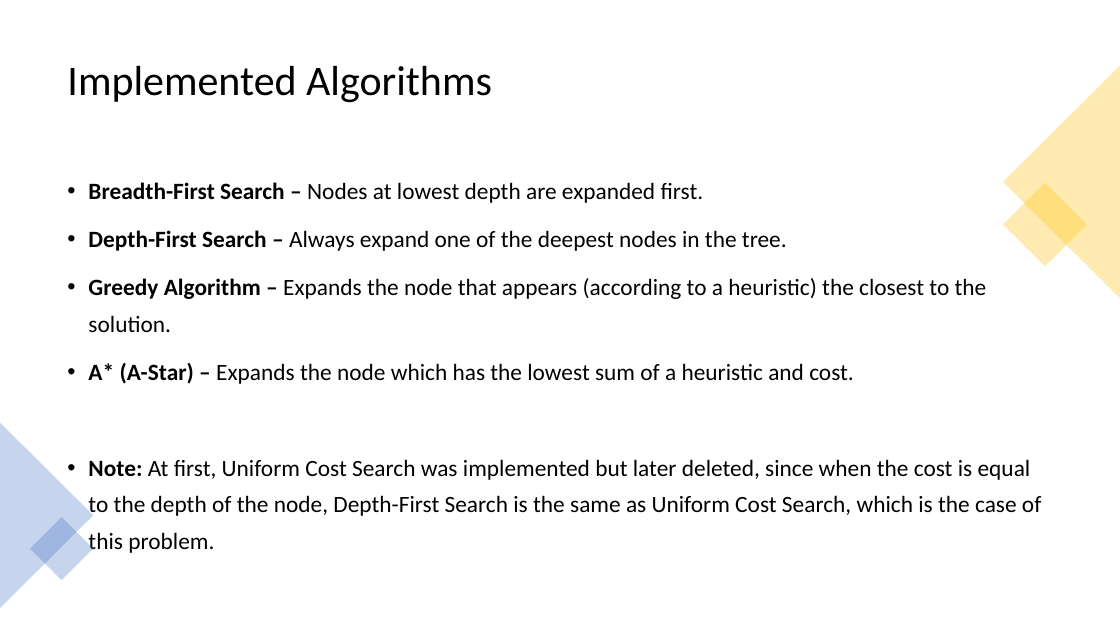
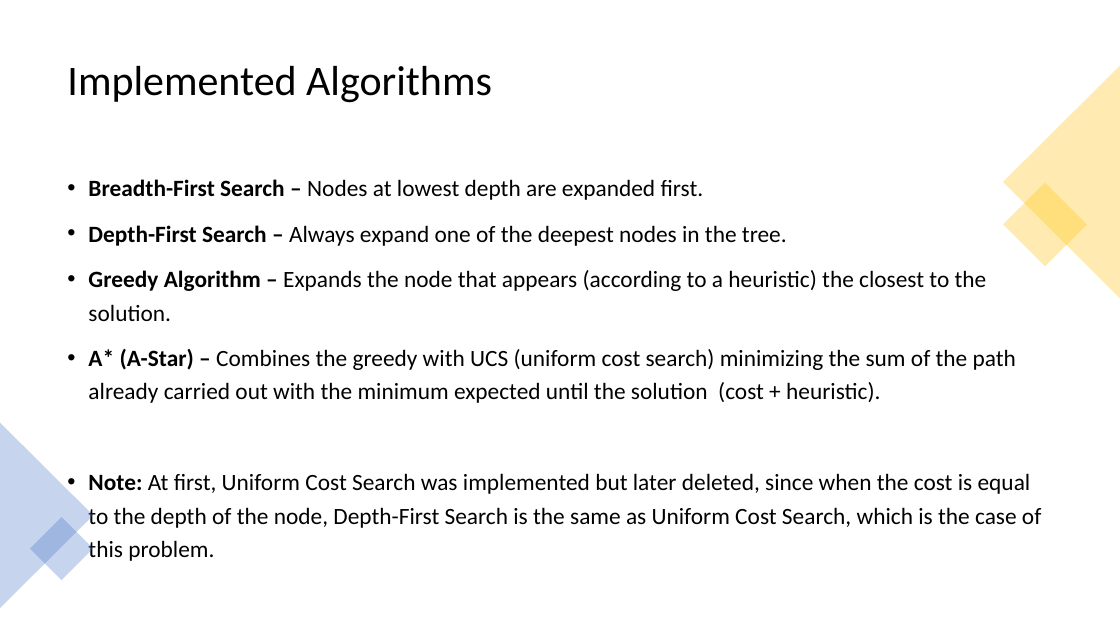
Before and after one commit to Juanbl2001/IART, a slide deck: slide 7 of docs/Final Delivery.odp. Drawn at 1120x630 pixels with LibreOffice and Linux fonts; fonts in the diff are those of the drawing. Boxes give left, top, right and bottom in pixels: in the first picture for what was removed or moved away, otherwise in the second. Text is boxed around its words. In the diff, an @@ line names an element or a change of style, - is before the commit and + after.

```diff
--- a/docs/Final Delivery.odp
+++ b/docs/Final Delivery.odp
@@ text at [88, 179, 1041, 561]: line spacing 1.3 to 1.2 @@
@@ text at [88, 349, 1016, 403]: text changed @@
-• A* (A-Star) – Expands the node which has the lowest sum of a heuristic and cost.
+• A* (A-Star) – Combines the greedy with UCS (uniform cost search) minimizing the sum of the path already carried out with the minimum expected until the solution (cost + heuristic).
```
Also in this commit, not shown: 3 other slides changed, 2 other files.
